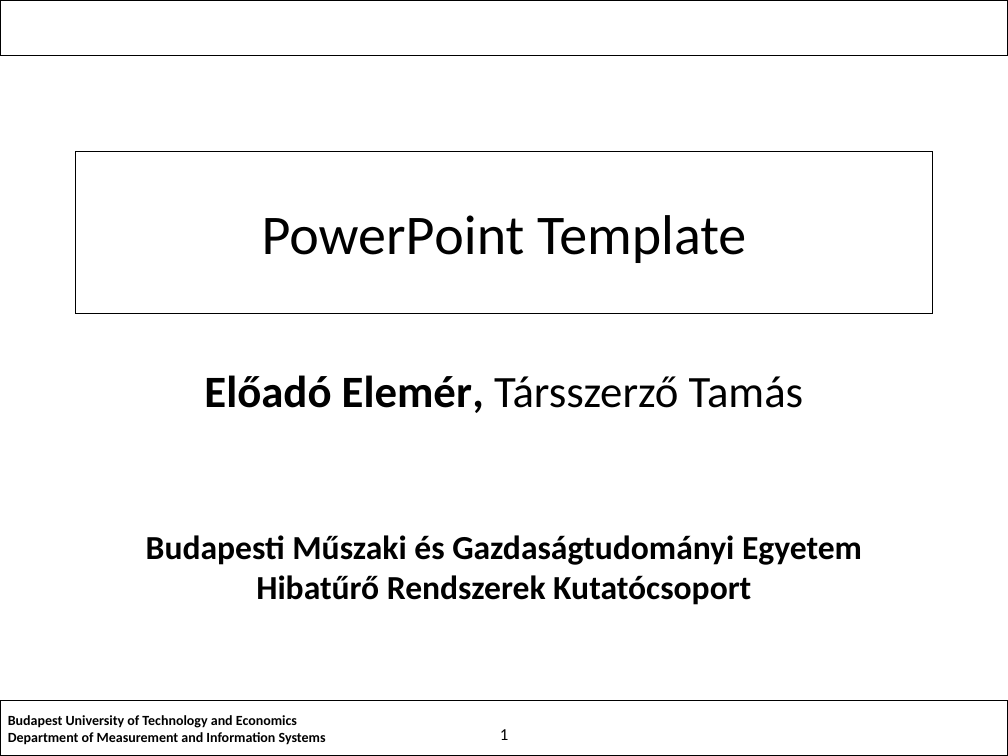
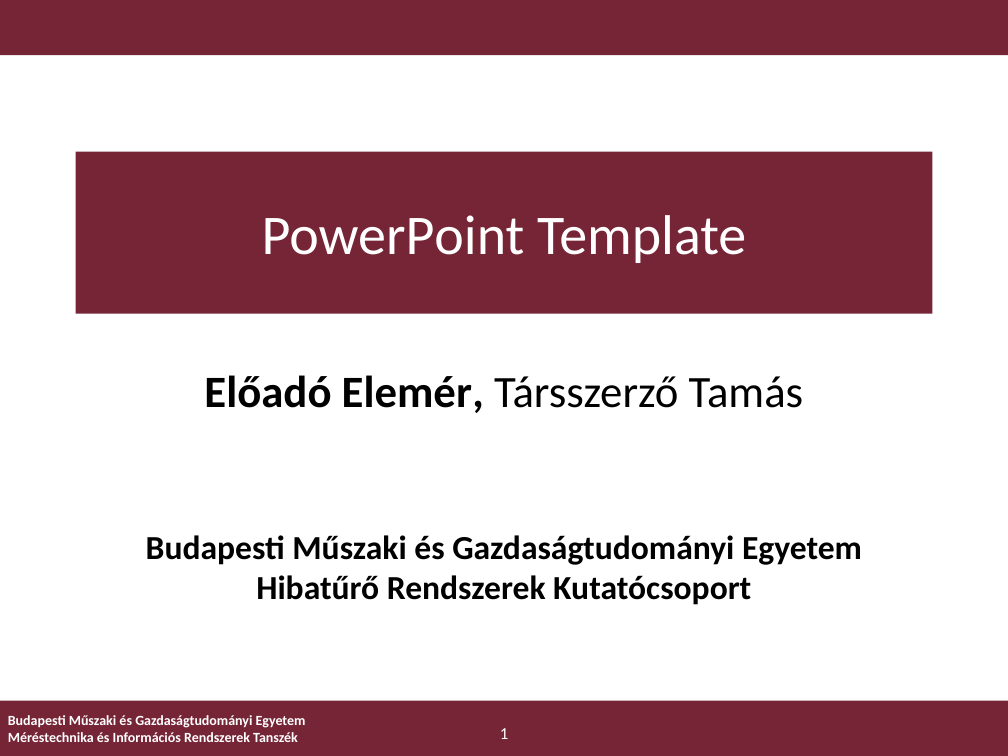
Before and after one commit to ftsrg/templates, a slide deck: slide 1 of templates/ftsrg-presentation.pptx. Drawn at 1008x756 pixels with LibreOffice and Linux fonts; fonts in the diff are those of the drawing; background and template pictures are left out. Boxes give left, top, right and bottom in pixels: in the first picture for what was removed or moved away, otherwise in the second. Text is boxed around its words. In the diff, an @@ line names an element or a change of style, - is before the commit and + after.

```diff
--- a/templates/ftsrg-presentation.pptx
+++ b/templates/ftsrg-presentation.pptx
@@ rectangle at <box>0,0,1008,55</box>: fill none to #762536; outline #000000 1 pt to none @@
@@ title "PowerPoint Template" at <box>76,151,932,313</box>: text colour #000000 to #FFFFFF; fill none to #762536; outline #000000 0.75 pt to none @@
@@ rectangle at <box>0,714,1008,756</box>: fill none to gradient #762536 to #A3334B; outline #000000 0.75 pt to none @@
@@ rectangle at <box>0,701,1008,756</box>: fill #FFFFFF to #762536; outline #000000 1 pt to none @@
@@ text at <box>8,715,306,742</box>: text changed; text colour #000000 to #FFFFFF @@
-Budapest University of Technology and Economics
-Department of Measurement and Information Systems
+Budapesti Műszaki és Gazdaságtudományi Egyetem
+Méréstechnika és Információs Rendszerek Tanszék
@@ page number at <box>500,728,508,739</box>: text colour #000000 to #FFFFFF @@
```
Also in this commit, not shown: 2 other slides changed.
